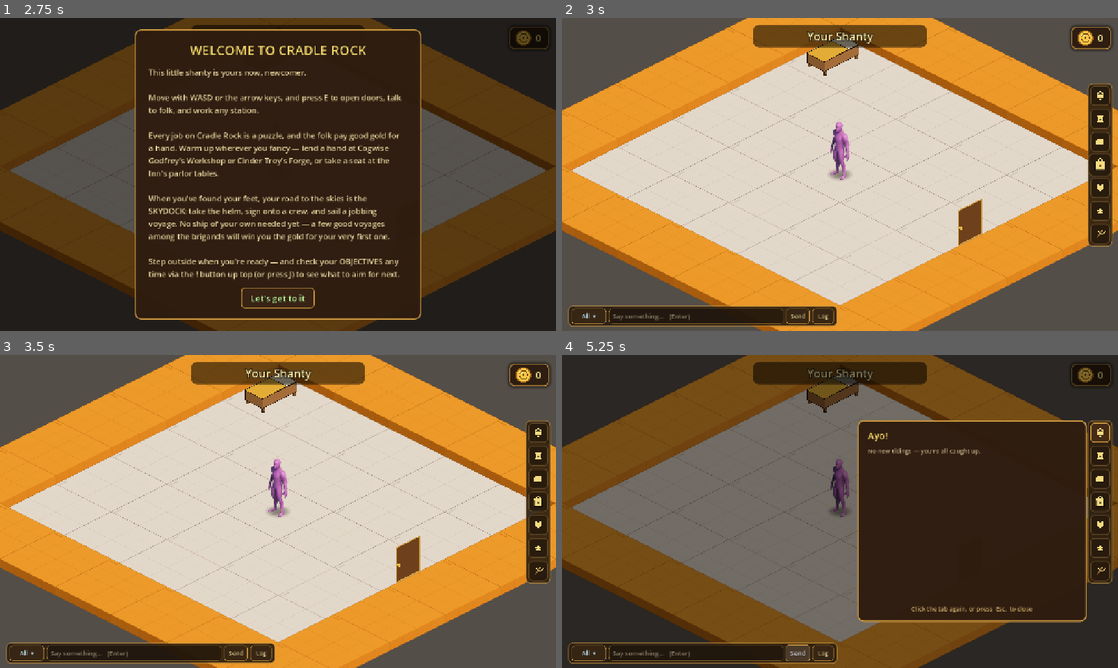
Above: before the commit, frames 1-4 (two rows, left to right).
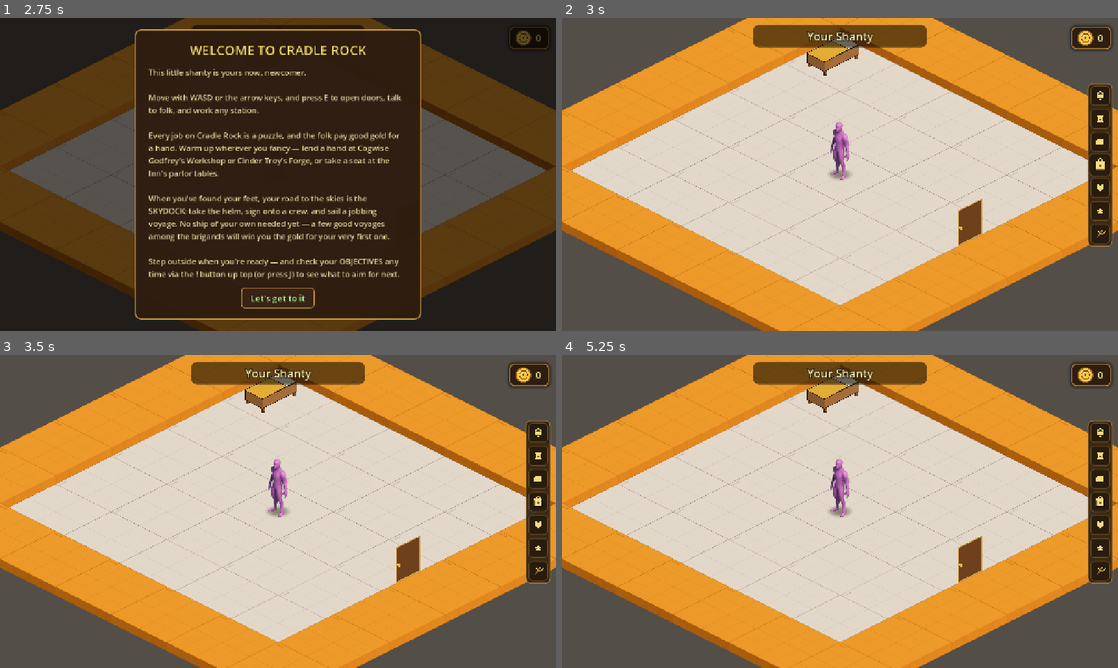
Above: after the commit, the same moments.

Repository: TairoyZone/shivaliva-shanty
Game: Godot game, scene res://main.tscn
The game is run twice, just before and just after one commit, with the same random seed, the same clock (stepped at 60 frames per second) and the same inputs.
Inputs (mouse positions are in pixels of both pictures, inside the frame that each line leads up to):
- Up to frame 1 (2.75 s): click "New Game" at 0.5 s; click (278, 177) at 1.27 s; type "Alex" at 1.35 s; click "New Game" at 2 s
- Up to frame 2 (3 s): click "Let's get to it" at 2.75 s
- Up to frame 3 (3.5 s): no input
- Up to frame 4 (5.25 s): click (589, 652) at 3.5 s, where only the run before the commit has a clickable "All ▾"; click "0" at 4.25 s; click (795, 652) at 5 s, where only the run before the commit has a clickable "Send"

Frame 1 is identical in both runs. In frame 2, 3.2% of the frame differs, in the area x 1-50%, y 91-99%; in frame 3, 3.2%; in frame 4, 97%, in the area x 0-100%, y 0-100%.

Commit message:
feat(chat): hidden-by-default, Enter-to-summon, universal chat (Minecraft/Valorant/Stardew model)
Troy 2026-06-10, after researching how Valorant / Minecraft / Stardew chat
works: chat should live quietly, be summoned with Enter, surface on activity,
fade when idle, and be available in EVERY scene (not just the overworld +
poker) so you can banter in skirmish, gem drop, the voyage, anywhere.

The three games share one model: hidden input -> press a key -> input + recent
log -> send/Esc dismisses -> incoming lines pop the corner + fade after a timer.
We already had the fading half (EventFeed: every scene, linger ~8s then fade),
so this is a small, surgical change to the ChatBox INPUT bar:

- The bar is HIDDEN by default; Enter summons it (_open_bar: show bar + focus +
  open the recent log). Send a public line or hit Esc -> _close_bar tucks it
  away and the line fades in the corner via EventFeed.
- UNIVERSAL: _process now shows chat in every gameplay scene (everything except
  the title's main.tscn), dropping the old HUD-mirror + "chat_scene"-group gate.
  So skirmish / gem drop / loft / boarding / every puzzle can chat now.
- EventFeed is the idle fading log everywhere; it's hidden only while the bar is
  open (the scrollable history shows the same lines then). Private NPC chat
  routes through the same summoned bar.
- Tree-pausing modals naturally suppress the Enter summon (pausable autoload),
  so chat can't open over the shop/board/pause menu.

Co-Authored-By: Claude Opus 4.8 (1M context) <noreply@anthropic.com>

Diff:
--- a/autoloads/chat_box.gd
+++ b/autoloads/chat_box.gd
@@ -26,6 +26,8 @@
 var _log_box : VBoxContainer
 var _log_scroll : ScrollContainer
 var _log_open : bool = false
+var _bar : PanelContainer       # the summoned input bar — HIDDEN by default; Enter reveals it (the Minecraft /
+var _bar_open : bool = false    # Valorant / Stardew model — Troy 2026-06-10). The fading idle log = the EventFeed.
 
 # Private NPC chat state (one conversation at a time; routed through this bar).
 var _in_private : bool = false
@@ -53,11 +55,11 @@
 	return _input != null and _input.has_focus()
 
 
-## True while the stored chat/event LOG overlay is open — so ESC closes it (and the HUD stands down on
+## True while the summoned chat bar (with its log) is up — so ESC dismisses it (and the HUD stands down on
 ## ESC rather than opening the backpack; see hud.gd).
 func is_log_open() -> bool:
 
-	return _log_open
+	return _bar_open
 
 
 ## Release the chat bar's focus — called when a HUD panel opens via a mouse click (which bypasses the
@@ -88,6 +90,8 @@
 	bar.add_theme_stylebox_override("panel", _panel_style(Color(0.16, 0.11, 0.06, 0.90)))   # warm walnut (was cool navy)
 	bar.mouse_filter = Control.MOUSE_FILTER_IGNORE   # the empty bar background must not eat world clicks
 	add_child(bar)
+	_bar = bar
+	bar.visible = false   # HIDDEN by default — Enter summons it (see _open_bar)
 	var hb : HBoxContainer = HBoxContainer.new()
 	hb.add_theme_constant_override("separation", 6)
 	hb.mouse_filter = Control.MOUSE_FILTER_IGNORE   # only the actual controls (LineEdit/buttons) catch clicks
@@ -224,19 +228,42 @@
 	if Overlay.is_active or (HUD != null and HUD.is_inventory_open()):
 		return
 	if event is InputEventKey and event.pressed and not event.echo and (event.keycode == KEY_ENTER or event.keycode == KEY_KP_ENTER):
-		if _input != null:
-			_input.grab_focus()
+		_open_bar()
 		var vp : Viewport = get_viewport()
 		if vp != null:
 			vp.set_input_as_handled()
 
 
-# Escape while typing bows out of the bar (without opening the backpack).
+# Summon the input bar + the recent log (Enter, or the start of a private chat). Focuses the field so you can
+# type straight away.
+func _open_bar() -> void:
+
+	_bar_open = true
+	if _bar != null:
+		_bar.visible = true
+	if not _log_open:
+		_toggle_log()          # show the recent history alongside the input (the "Enter shows the log" beat)
+	if _input != null:
+		_input.grab_focus()
+
+
+# Dismiss the bar + the log back to the idle state (the fading EventFeed takes over). Send + Esc call this.
+func _close_bar() -> void:
+
+	_bar_open = false
+	if _input != null:
+		_input.release_focus()   # back to the game / puzzle
+	if _log_open:
+		_toggle_log()
+	if _bar != null:
+		_bar.visible = false
+
+
+# Escape while typing dismisses the bar (without opening the backpack).
 func _on_input_gui(event: InputEvent) -> void:
 
 	if event is InputEventKey and event.pressed and event.keycode == KEY_ESCAPE:
-		if _input != null:
-			_input.release_focus()
+		_close_bar()
 		var vp : Viewport = get_viewport()
 		if vp != null:
 			vp.set_input_as_handled()
@@ -263,8 +290,7 @@
 	# DEV slash-commands (debug builds only): typed in the chat box — /crew, /gold, /holes, /mend, /wreck, /help.
 	if text.begins_with("/") and OS.is_debug_build():
 		DevCheats.run_command(text)
-		if _input != null:
-			_input.release_focus()
+		_close_bar()
 		return
 	if _in_private:
 		_send_private(text)
@@ -276,8 +302,7 @@
 		player.speak(text)
 	PlayerState.log_event("You: %s" % text, CHAT_COLOR)
 	RoomChat.hear(text)   # ambient: NPCs present in the room may pipe up (the private path never reaches here)
-	if _input != null:
-		_input.release_focus()   # back to the game so WASD moves again
+	_close_bar()          # one public line sent → tuck the bar away (the line fades in the corner via EventFeed)
 
 
 # --- private NPC chat (routed through this bar; see [NpcBrain]) --------
@@ -300,9 +325,7 @@
 	var verb : String = "pick your talk back up with" if NpcBrain.has_history() else "begin talking with"
 	PlayerState.log_event("— You %s %s  (%s) —" % [verb, persona.npc_name,
 		PlayerState.affinity_tier(persona.npc_name)], SYSTEM_LINE_COLOR)
-	if not _log_open:
-		_toggle_log()              # open the thread so the back-and-forth reads as a chat
-	_input.grab_focus()
+	_open_bar()                    # summon the bar + show the conversation thread
 	_set_thinking(true)
 	NpcBrain.request_opening()
 
@@ -462,11 +485,11 @@
 		_autoscroll()
 
 
-## Close the log if open (ESC from the HUD calls this before falling through to the pause menu).
+## Dismiss the chat bar if up (ESC from the HUD calls this before falling through to the pause menu).
 func close_log() -> void:
 
-	if _log_open:
-		_toggle_log()
+	if _bar_open:
+		_close_bar()
 
 
 # --- log --------------------------------------------------------------
@@ -514,24 +537,32 @@
 	# Shows in the walkable overworld (mirrors the HUD) AND in any scene that opts in via the "chat_scene"
 	# group (e.g. the poker table — a PuzzleScene where the HUD is hidden but we still want table banter).
 	var sc : Node = get_tree().current_scene if get_tree() != null else null
-	var should : bool = chat_visible and ((HUD != null and HUD.visible) or (sc != null and sc.is_in_group("chat_scene")))
+	# UNIVERSAL now: chat is available in EVERY gameplay scene — the overworld AND every puzzle/voyage — hidden
+	# by default; only the title has no chat (Troy 2026-06-10, the Minecraft/Stardew/Valorant model).
+	var should : bool = chat_visible and sc != null and not _is_title(sc)
 	if should != visible:
 		visible = should
-		if not visible and is_typing():
-			_input.release_focus()
+		if not visible:
+			_close_bar()   # left for the title — tuck everything away
 	if _in_private and not visible:
-		_exit_private()   # left the walkable scene (puzzle / title) — end the conversation cleanly
-	# End a private chat on ANY scene change too — the NPC node (e.g. a poker seat) is freed by the swap, so
-	# the conversation can't continue (covers poker → overworld, where the bar stays visible across the cut).
+		_exit_private()
+	# End a private chat on ANY scene change — the NPC node (e.g. a poker seat) is freed by the swap, so
+	# the conversation can't continue (covers poker → overworld, where the bar stays available across the cut).
 	if sc != _last_scene:
 		_last_scene = sc
 		if _in_private:
 			_exit_private()
-	# The open log shows the same lines as the transient EventFeed + shares the lower-left corner, so hide
-	# the feed while the log is open (avoids the same line rendering twice).
-	var feed_visible : bool = not (visible and _log_open)
+	# The fading idle LOG is the EventFeed (shows everywhere, lingers ~8s then fades — the Minecraft/Stardew
+	# corner). Hide it only while the bar's OPEN (the scrollable history shows the same lines then).
+	var feed_visible : bool = not _bar_open
 	if EventFeed != null and EventFeed.visible != feed_visible:
 		EventFeed.visible = feed_visible
+
+
+# The title screen (main.tscn) is the one scene with no chat — everything else is gameplay.
+func _is_title(sc: Node) -> bool:
+
+	return sc != null and sc.scene_file_path.ends_with("main.tscn")
 
 
 func _load_settings() -> void:
